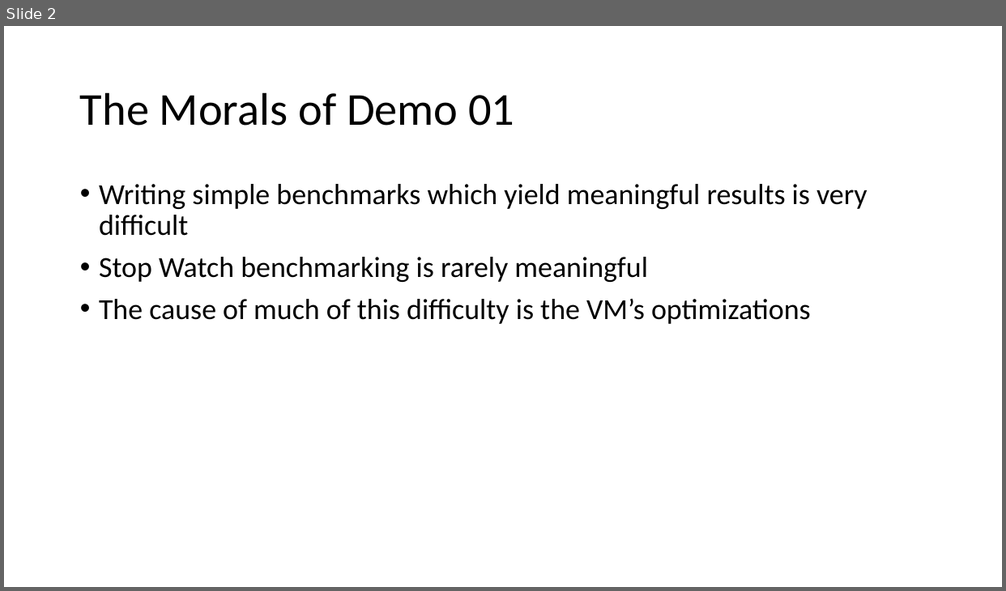
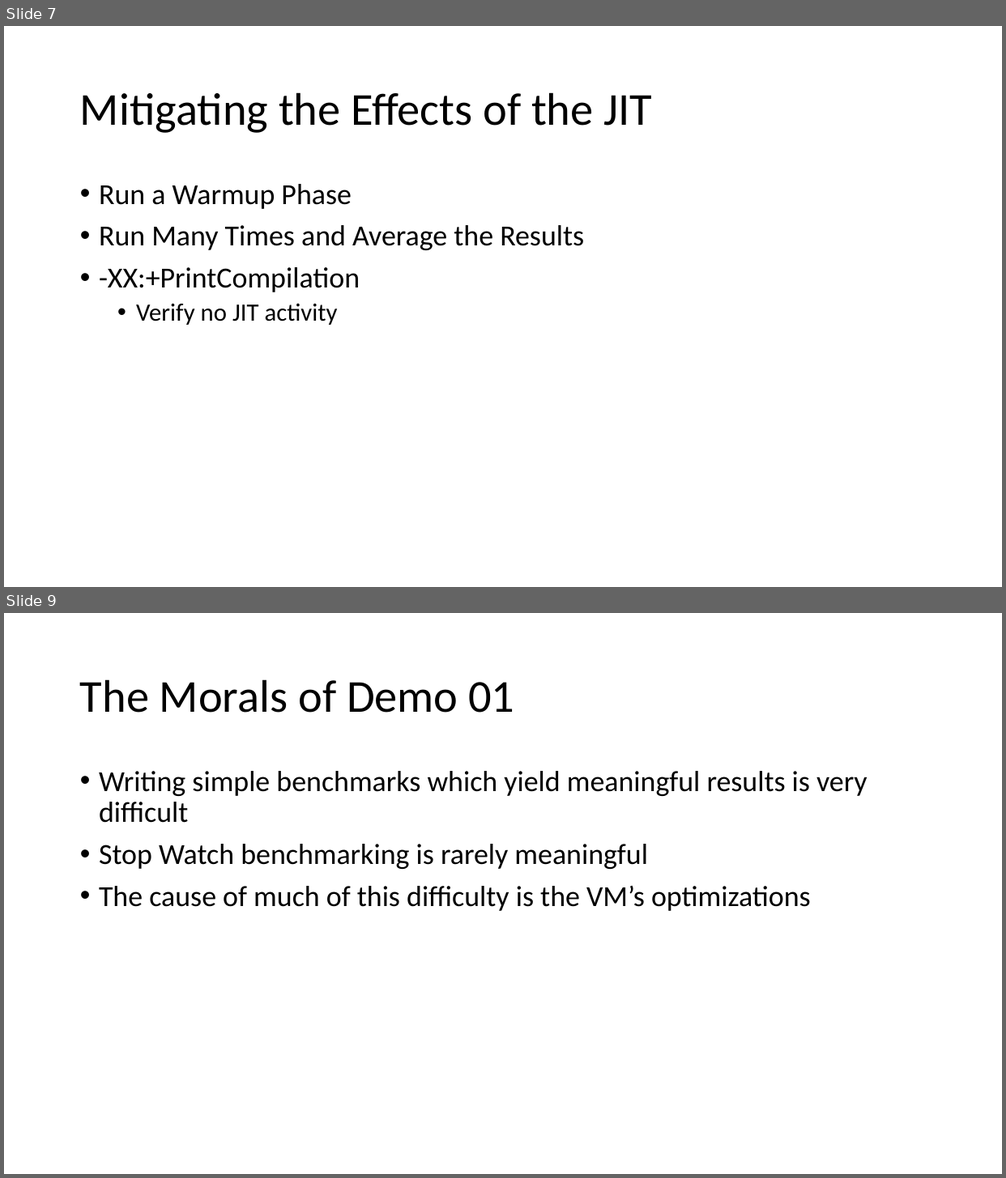
Before and after one commit to tresat/JMH-Presentation, a slide deck: doc/slides.pptx. Shown one above the other, each under a label of ours: slide 2 before the commit, slides 7 and 9 after it; the slides between them are not shown. The pictures are 1006x591 and 1006x1178 pixels, drawn with LibreOffice and Linux fonts; fonts in the diff are those of the drawing. Boxes give left, top, right and bottom in pixels: in the first picture for what was removed or moved away, otherwise in the second. Text is boxed around its words. In the diff, an @@ line names an element or a change of style, - is before the commit and + after.

```diff
--- a/doc/slides.pptx
+++ b/doc/slides.pptx
@@ slide 7 added at box(4, 26, 1002, 587), background #FFFFFF @@
@@ title added at box(80, 92, 652, 133), 44 pt, text #000000 @@
+Mitigating the Effects of the JIT
@@ text added at box(99, 184, 584, 325), 28 pt, text #000000 @@
+• Run a Warmup Phase
+• Run Many Times and Average the Results
+• -XX:+PrintCompilation
+  • Verify no JIT activity
@@ what was slide 2 is now slide 9 @@
```
Also in this commit, not shown: 3 slides changed, 7 other slides added, 6 other files.
